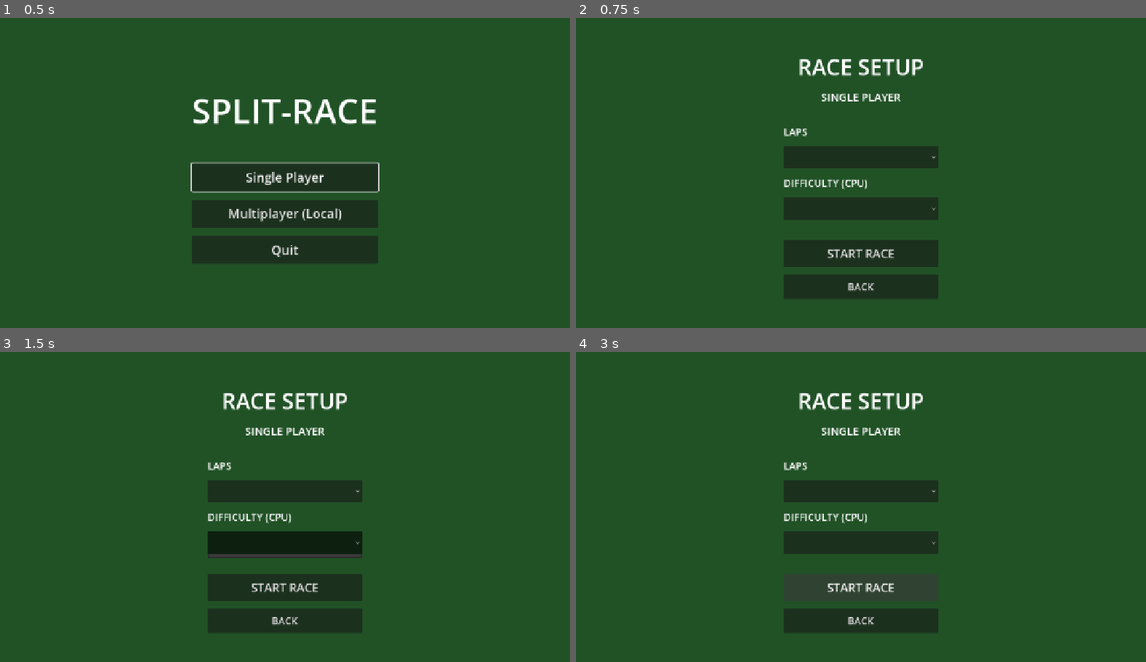
Above: before the commit, frames 1-4 (two rows, left to right).
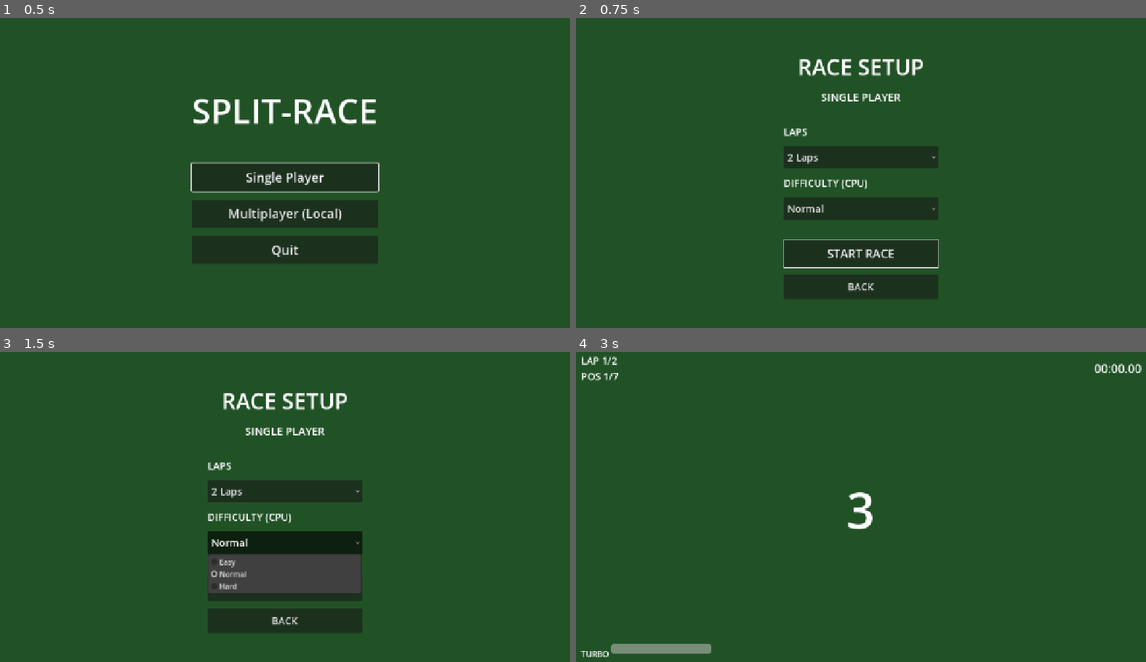
Above: after the commit, the same moments.

Repository: kalyzet/split-race
Game: Godot game, scene res://scenes/main_menu.tscn
The game is run twice, just before and just after one commit, with the same random seed, the same clock (stepped at 60 frames per second) and the same inputs.
Inputs (mouse positions are in pixels of both pictures, inside the frame that each line leads up to):
- Up to frame 1 (0.5 s): no input
- Up to frame 2 (0.75 s): click "Single Player" at 0.5 s
- Up to frame 3 (1.5 s): click (285, 544) at 1.25 s
- Up to frame 4 (3 s): click (861, 544) at 2 s; click "START RACE" at 2.75 s

Frame 1 is identical in both runs. In frame 2, 0.4% of the frame differs, in the area x 36-64%, y 43-81%; in frame 3, 3.1%; in frame 4, 8.4%, in the area x 0-100%, y 1-99%.
Error before the commit: Parse Error: Member "Difficulty" is not a function. (res://scripts/ui/race_setup.gd:27)

Commit message:
docs: menambahkan dokumentasi pengaturan proyek dan melakukan refaktorisasi pemilihan tingkat kesulitan
- Menambahkan README.md yang memuat perintah untuk menjalankan proyek menggunakan mesin Godot (Godot engine)
- Melakukan refaktorisasi pada pemilihan tingkat kesulitan dengan menggunakan pernyataan `match` secara eksplisit, alih-alih melakukan konversi langsung (casting) dari `enum`
- Mengganti konversi `enum` implisit dengan penanganan kasus yang jelas untuk tingkat kesulitan EASY, NORMAL, dan HARD
- Meningkatkan keterbacaan kode serta kemudahan pemeliharaan logika penetapan tingkat kesulitan

Diff:
--- a/scripts/ui/race_setup.gd
+++ b/scripts/ui/race_setup.gd
@@ -24,7 +24,13 @@
 
 func _on_start_button_pressed() -> void:
 	GameManager.lap_count = LAP_OPTIONS[%LapsOption.selected]
-	GameManager.difficulty = GameManager.Difficulty(%DifficultyOption.selected)
+	match int(%DifficultyOption.selected):
+		0:
+			GameManager.difficulty = GameManager.Difficulty.EASY
+		1:
+			GameManager.difficulty = GameManager.Difficulty.NORMAL
+		_:
+			GameManager.difficulty = GameManager.Difficulty.HARD
 	GameManager.start_race()
 
 
Not shown, added: README.md
